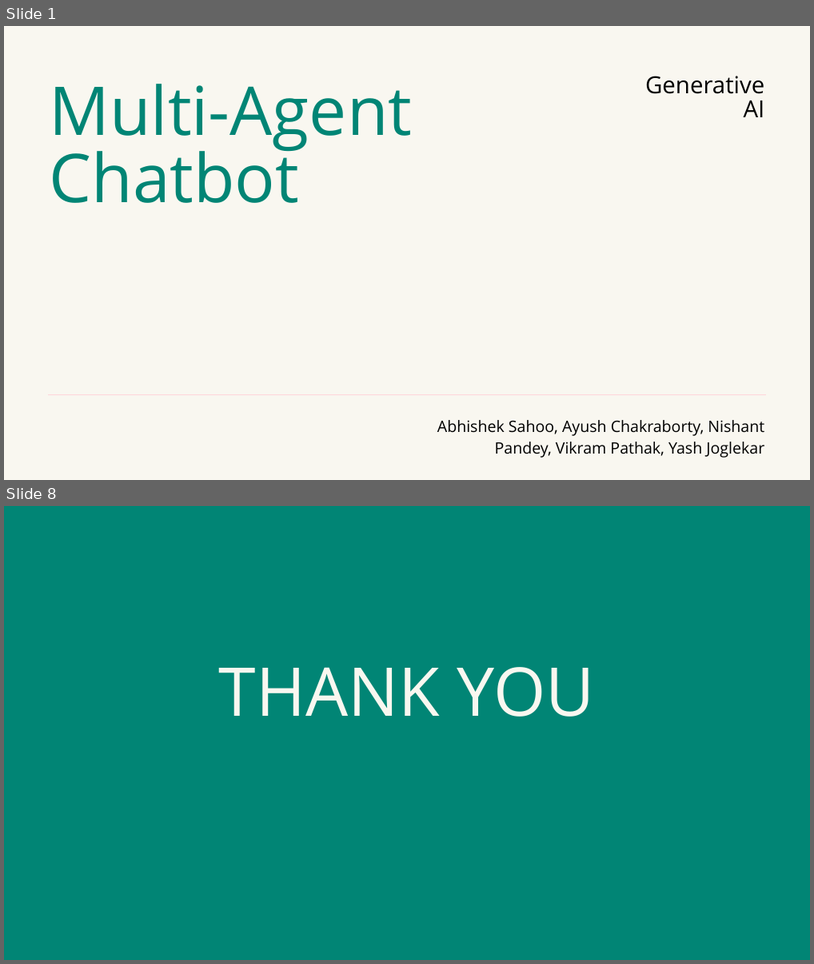
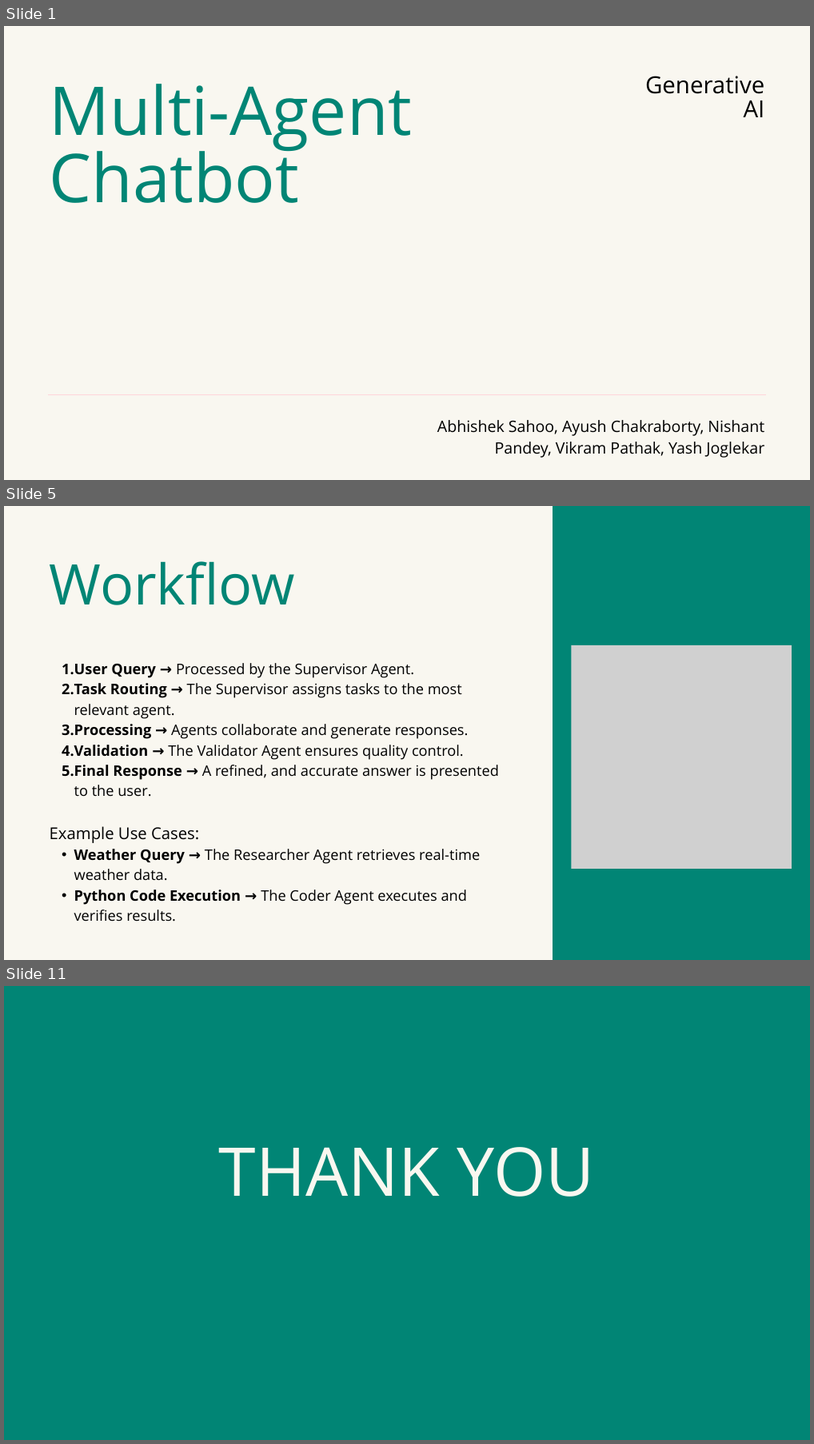
Before and after one commit to YASHBRO/GenAi-Final-Project, a slide deck: Multi-Agent Chatbot.pptx. Shown one above the other, each under a label of ours: slides 1 and 8 before the commit, slides 1, 5 and 11 after it; the slides between them are not shown. The pictures are 814x964 and 814x1444 pixels, drawn with LibreOffice and Linux fonts; fonts in the diff are those of the drawing; grey boxes stand for pictures. Boxes give left, top, right and bottom in pixels: in the first picture for what was removed or moved away, otherwise in the second. Text is boxed around its words. In the diff, an @@ line names an element or a change of style, - is before the commit and + after.

```diff
--- a/Multi-Agent Chatbot.pptx
+++ b/Multi-Agent Chatbot.pptx
@@ slide 5 added at (4,506,810,960), background #F9F7F0 @@
@@ freeform shape added at (553,506,810,960), fill #018575 @@
@@ text added at (50,561,296,605), 100 pt, text #018575 @@
+Workflow
@@ picture added at (571,645,792,868) @@
@@ text added at (50,663,499,921), 26 pt, text #000000 @@
+  1. User Query → Processed by the Supervisor Agent.
+  2. Task Routing → The Supervisor assigns tasks to the most relevant agent.
+  3. Processing → Agents collaborate and generate responses.
+  4. Validation → The Validator Agent ensures quality control.
+  5. Final Response → A refined, and accurate answer is presented to the user.
+Example Use Cases:
+  • Weather Query → The Researcher Agent retrieves real-time weather data.
+  • Python Code Execution → The Coder Agent executes and verifies results.
@@ what was slide 8 is now slide 11 @@
```
Also in this commit, not shown: 2 slides changed, 6 other slides added, 4 slides removed.
